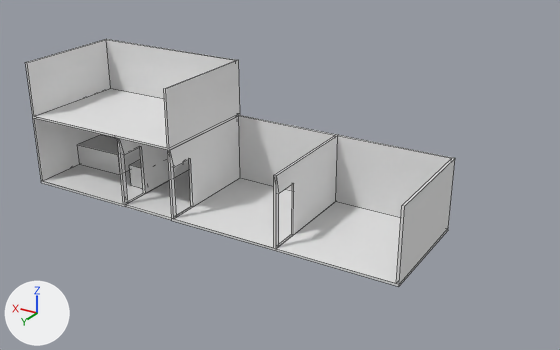
Before and after pictures for a commit that changed the Blender file Assets/Mesh/Reference Scales/HouseScale.blend.
Before and after are seen from a 50 mm lens placed at (-23.5, 24.7, 14.3), pointed at (-8.6, -0.1, 1.9). Lighting does not change. The marker at lower left points along +X, +Y and +Z. Mesh edges are drawn as thin lines.

The first picture shows 'Basement', 'Boy_Bedroom', 'Cube.001', 'Girl_Bedroom', 'Girl_Bedroom.001', 'Hallway'.
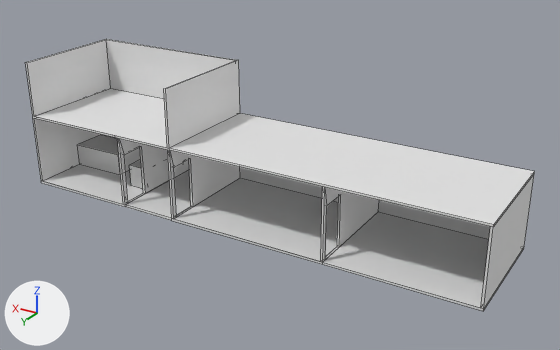
What the commit changed:
me_plane_003 has 36 vertices, 29 faces and spans x -2.5..2.5, y -2.5..2.5, z 0.0..3.1.
me_plane_003 is used by ob_girl_bedroom; location (-7.5, 0.0, 0.0).
me_plane_003 part 1: all 18 vertices in x -2.5..-2.4, y -2.5..2.5, z 0.0..3.1 are moved by (-2.0, 0.0, 0.0).
Mesh me_plane_012 is new.
It is a box spanning x -1.0..11.9, y -4.0..1.0, z 0.0..0.1.
Object 'Girl_Bedroom.001' (ob_girl_bedroom_001) moves from (-12.5, 0.0, 0.0) to (-14.5, 0.0, 0.0).
Object 'Ceiling' (ob_ceiling) is new; it shows me_plane_012.
Its location is (-17.0, 1.5, 3.1).

Boxes (x1, y1, x2, y2) around the edits, measured in the pictures (560 x 350 px; the box of a moved part takes in the faces that stretch with it):
'Girl_Bedroom.001', moved
    before: (276, 135, 455, 286)
    after: (323, 175, 534, 311)
'Girl_Bedroom', reshaped
    before: (168, 115, 338, 251)
    after: (168, 150, 379, 264)
'Ceiling', added
    after: (169, 113, 535, 227)
part 1 of me_plane_003, moved or reshaped
    before: (176, 115, 338, 251)
    after: (176, 167, 379, 264)
